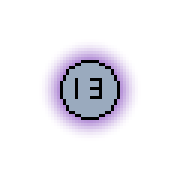
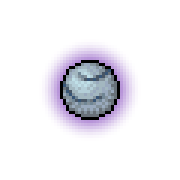
Revision of a layered w=180, h=180 image; what changed, layer by layer:
painted on "Pasted Layer" over [left=63, top=63, right=117, bottom=117]
